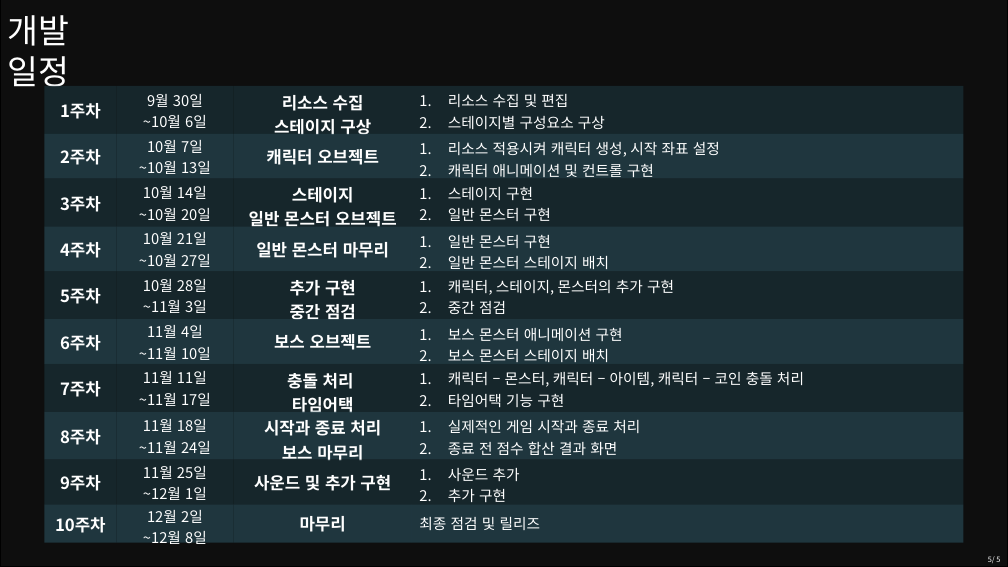
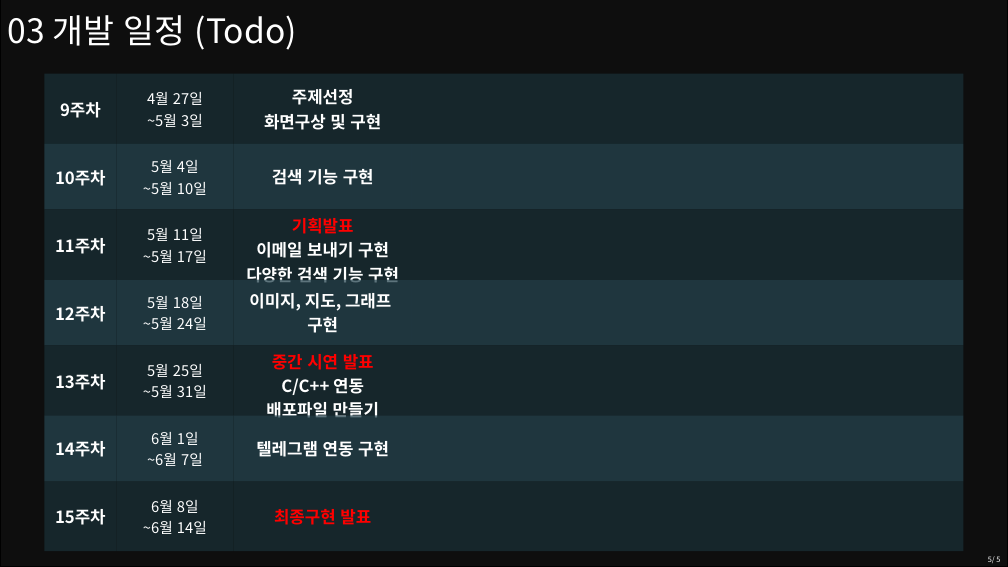
Before and after one commit to WOOLUCY/scriptlang, a slide deck: slide 5 of TermProject/Presentation/Planning/Planning PT.pptx (slide 7 before the commit). Drawn at 1008x567 pixels with LibreOffice and Linux fonts; fonts in the diff are those of the drawing; background and template pictures are left out; a plain dark background stands for a picture behind light text. Boxes give left, top, right and bottom in pixels: in the first picture for what was removed or moved away, otherwise in the second. Text is boxed around its words. In the diff, an @@ line names an element or a change of style, - is before the commit and + after.

```diff
--- a/TermProject/Presentation/Planning/Planning PT.pptx
+++ b/TermProject/Presentation/Planning/Planning PT.pptx
@@ text at (7, 15, 297, 50): text changed @@
-개발 일정
+03 개발 일정 (Todo)
@@ table at (45, 73, 964, 551) @@
-row 1: 1주차 | 9월 30일 / ~10월 6일 | 리소스 수집 / 스테이지 구상 | 리소스 수집 및 편집 / 스테이지별 구성요소 구상
-row 2: 2주차 | 10월 7일 / ~10월 13일 | 캐릭터 오브젝트 | 리소스 적용시켜 캐릭터 생성, 시작 좌표 설정 / 캐릭터 애니메이션 및 컨트롤 구현
-row 3: 3주차 | 10월 14일 / ~10월 20일 | 스테이지 / 일반 몬스터 오브젝트 | 스테이지 구현 / 일반 몬스터 구현
-row 4: 4주차 | 10월 21일 / ~10월 27일 | 일반 몬스터 마무리 | 일반 몬스터 구현 / 일반 몬스터 스테이지 배치
-row 5: 5주차 | 10월 28일 / ~11월 3일 | 추가 구현 / 중간 점검 | 캐릭터, 스테이지, 몬스터의 추가 구현 / 중간 점검
-row 6: 6주차 | 11월 4일 / ~11월 10일 | 보스 오브젝트 | 보스 몬스터 애니메이션 구현 / 보스 몬스터 스테이지 배치
-row 7: 7주차 | 11월 11일 / ~11월 17일 | 충돌 처리 / 타임어택 | 캐릭터 – 몬스터, 캐릭터 – 아이템, 캐릭터 – 코인 충돌 처리 / 타임어택 기능 구현
-row 8: 8주차 | 11월 18일 / ~11월 24일 | 시작과 종료 처리 / 보스 마무리 | 실제적인 게임 시작과 종료 처리 / 종료 전 점수 합산 결과 화면
-row 9: 9주차 | 11월 25일 / ~12월 1일 | 사운드 및 추가 구현 | 사운드 추가 / 추가 구현
-row 10: 10주차 | 12월 2일 / ~12월 8일 | 마무리 | 최종 점검 및 릴리즈
+row 1: 9주차 | 4월 27일 / ~5월 3일 | 주제선정 / 화면구상 및 구현 | 
+row 2: 10주차 | 5월 4일 / ~5월 10일 | 검색 기능 구현 | 
+row 3: 11주차 | 5월 11일 / ~5월 17일 | 기획발표 / 이메일 보내기 구현 / 다양한 검색 기능 구현 | 
+row 4: 12주차 | 5월 18일 / ~5월 24일 | 이미지, 지도, 그래프 / 구현 | 
+row 5: 13주차 | 5월 25일 / ~5월 31일 | 중간 시연 발표 / C/C++ 연동 / 배포파일 만들기 | 
+row 6: 14주차 | 6월 1일 / ~6월 7일 | 텔레그램 연동 구현 | 
+row 7: 15주차 | 6월 8일 / ~6월 14일 | 최종구현 발표 | 
@@ table: place and size @@
-table at (45, 86, 964, 552)
+table at (45, 73, 964, 551)
```
Also in this commit, not shown: 1 other slide changed, 5 slides added, 4 slides removed, 3 other files.
